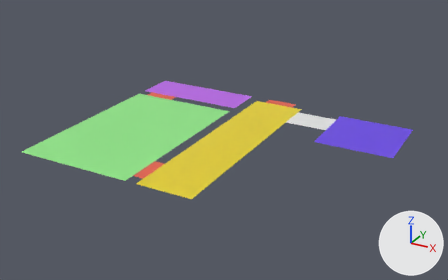
The FBX model GameJam2_Team3/Assets/Mesh/FloorV0.fbx: old version first, new version second.
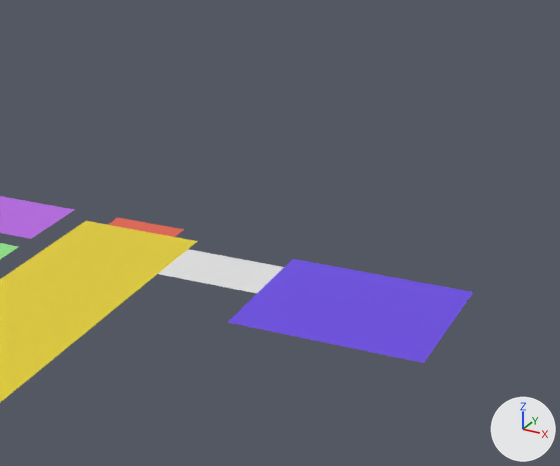
Each version is shown whole from a 50 mm camera at (26.9, -38.0, 22.1) aimed at (2.5, 6.2, 0.0), then close up on the part from 50% to 100% of the width and 4% to 71% of the height. Lighting does not change. The marker at lower right points along +X, +Y and +Z.

The first close-up shows 'Floor'.
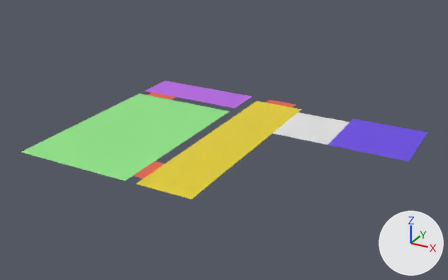
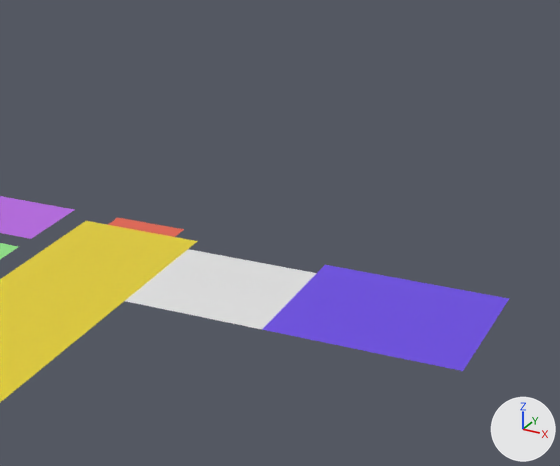
Diff of the bpy script that builds the scene:
```diff
--- a/GameJam2_Team3/Assets/Mesh/FloorV0.fbx.py
+++ b/GameJam2_Team3/Assets/Mesh/FloorV0.fbx.py
@@ me_plane @@
 me_plane.from_pydata(...)  # 62 vertices, 37 faces; spans x -11.3..16.7, y -4.4..17.6, z 0.0
 # used by ob_floor; location = (0.0, 0.0, 0.0)
 # verts and faces of me_plane; kept vertices keep their numbers, new ones are numbered from 62
 # before: 20 (9.7, 16.6, 0.0) at pixel (292, 258), 21 (16.7, 16.6, 0.0) at pixel (473, 292), 23 (9.7, 15.6, 0.0) at pixel (284, 267), 24 (5.7, 12.6, 0.0) at pixel (157, 273), 25 (9.7, 12.6, 0.0) at pixel (256, 293)
 # before: 26 (9.7, 9.6, 0.0) at pixel (227, 322), 27 (16.7, 9.6, 0.0) at pixel (423, 363), 38 (16.7, 15.6, 0.0) at pixel (467, 301), 56 (4.7, 12.6, 0.0) at pixel (133, 269), 57 (16.7, 12.6, 0.0) at pixel (446, 330)
 # before: 58 (4.7, 6.4, 0.0) at pixel (60, 326), 59 (5.7, 6.4, 0.0) at pixel (86, 332)
+# me_plane part 1
+delete_faces([(24, 56, 58, 59)])
+for i in [20, 21, 23, 25, 26, 27, 38, 57]: verts[i] += (1.3, 0.0, 0.0)
+verts[62] = (5.7, 9.6, 0.0)  # pixel (124, 301)
+faces += [(24, 56, 58, 59, 62)]  # mat_hallwayfloorb (yellow #e7d22a)
+faces += [(24, 62, 26, 25)]  # mat_connectinghallwayfloor (white #e7e7e7)
 me_plane.materials.append(mat_doorway)
```

Location of each change, [x1, y1, x2, y2] in pixels of the close-ups (560 x 466 px):
'Floor', reshaped: before [0, 196, 473, 402]; after [0, 196, 509, 402]
part 1 of me_plane, built on: before [61, 259, 473, 363]; after [61, 265, 509, 371]
